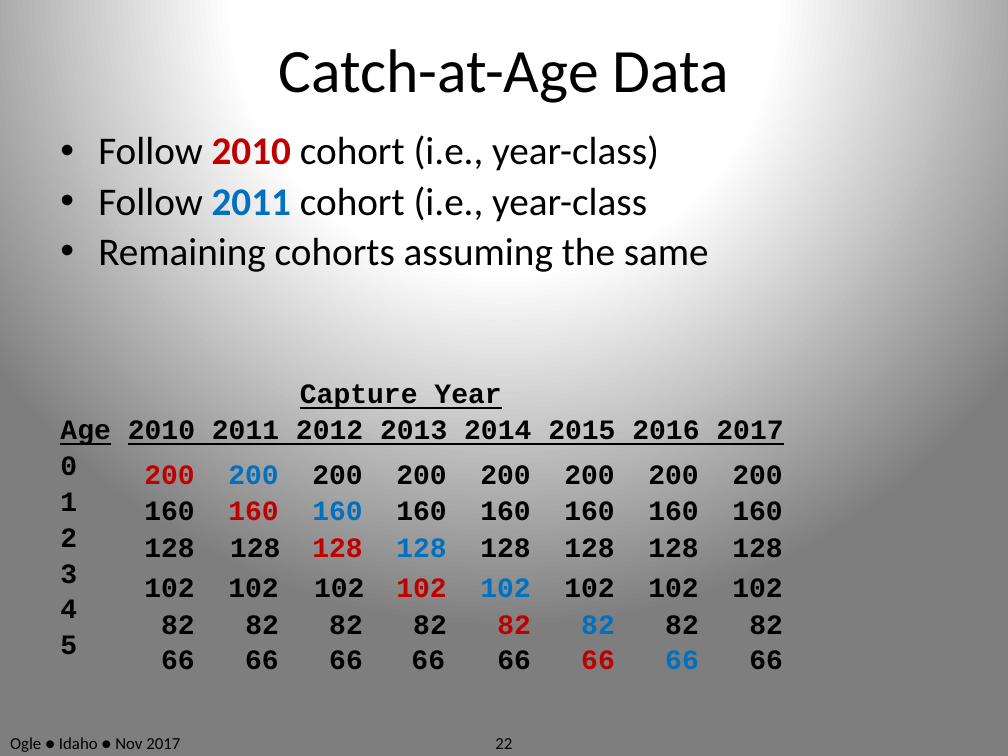
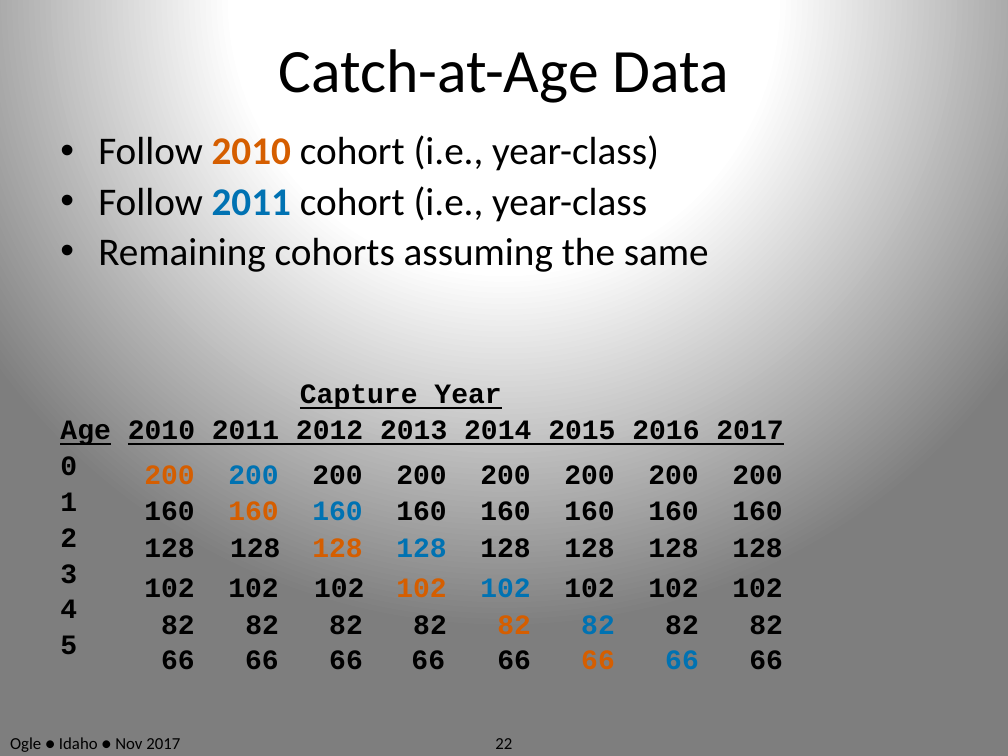
Before and after one commit to droglenc/RcourseIdaho2017, a slide deck: slide 22 of Slides.pptx. Drawn at 1008x756 pixels with LibreOffice and Linux fonts; fonts in the diff are those of the drawing. Boxes give left, top, right and bottom in pixels: in the first picture for what was removed or moved away, otherwise in the second. Text is boxed around its words. In the diff, an @@ line names an element or a change of style, - is before the commit and + after.

```diff
--- a/Slides.pptx
+++ b/Slides.pptx
@@ text at [98,135,659,222]: text colour #C00000 to #D55E00 in "2010"; text colour #0070C0 to #0072B2 in "2011" @@
@@ text colour #C00000 to #D55E00 in 6 elements at [144,465,194,484], [228,501,278,520], [312,538,362,557], [396,578,446,597], [497,615,531,634], [581,650,615,669] @@
```
Also in this commit, not shown: 25 other slides changed, 11 slides added, 4 other files.
